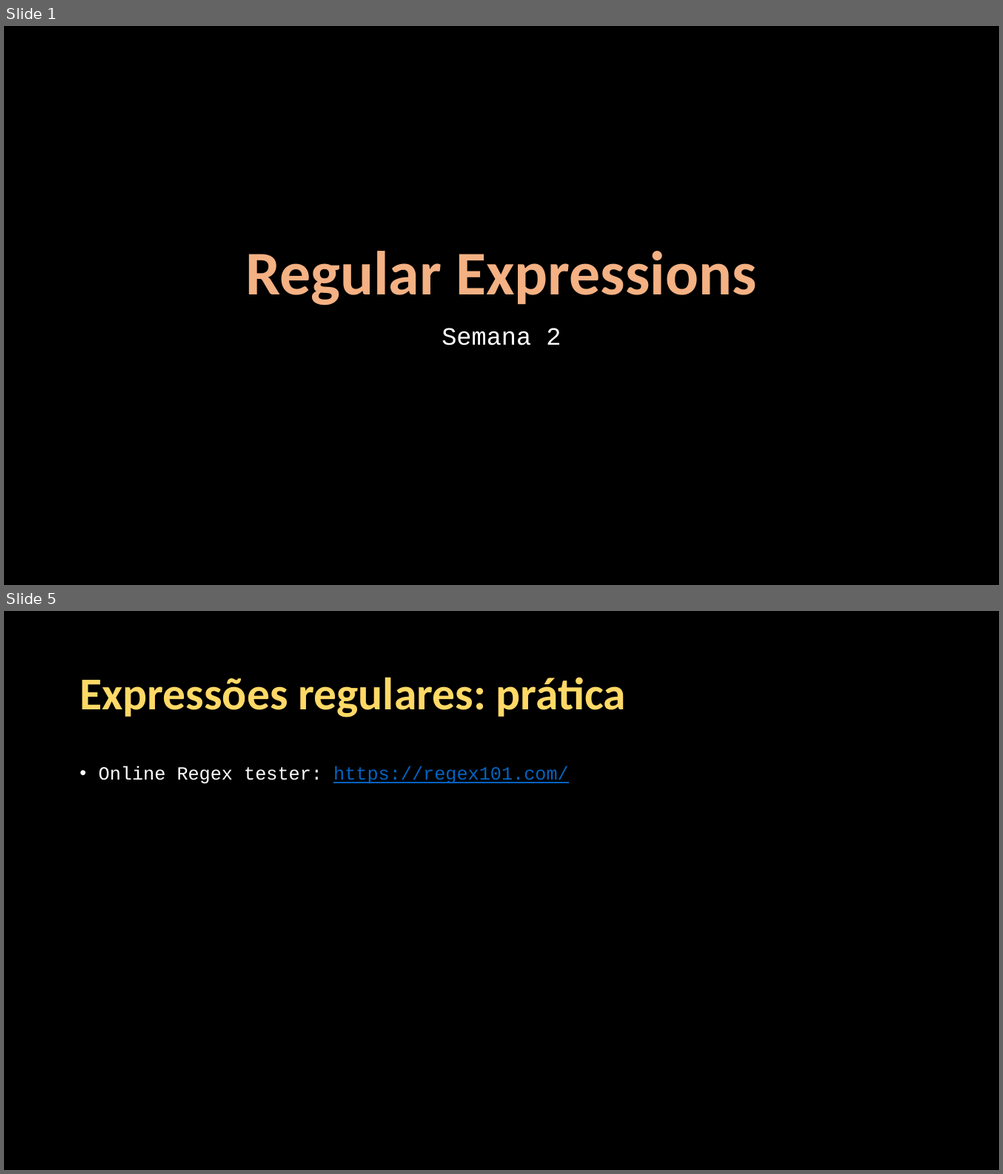
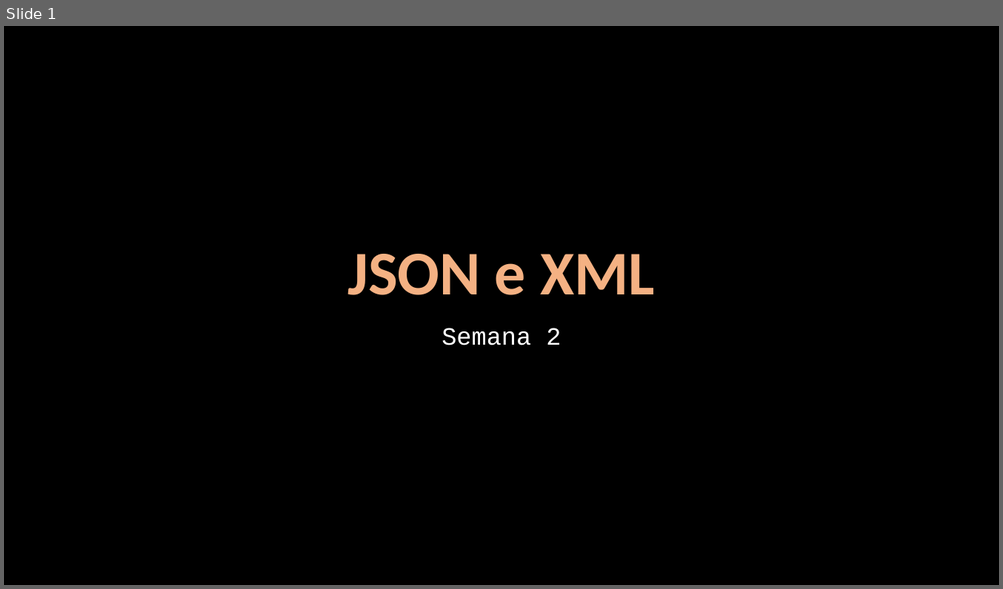
Before and after one commit to Java-Mooc/Advanced-Java, a slide deck: PPT/PPT3_-_JSON_XML.pptx. Shown one above the other, each under a label of ours: slides 1 and 5 before the commit, slide 1 after it; the slides between them are not shown. The pictures are 1003x1174 and 1003x589 pixels, drawn with LibreOffice and Linux fonts; fonts in the diff are those of the drawing. Boxes give left, top, right and bottom in pixels: in the first picture for what was removed or moved away, otherwise in the second. Text is boxed around its words. In the diff, an @@ line names an element or a change of style, - is before the commit and + after.

```diff
--- a/PPT/PPT3_-_JSON_XML.pptx
+++ b/PPT/PPT3_-_JSON_XML.pptx
@@ slide 5 removed at [4, 611, 999, 1170], background #000000 @@
@@ title removed at [79, 677, 626, 718] @@
-Expressões regulares: prática
@@ text removed at [99, 766, 569, 784] @@
-• Online Regex tester: https://regex101.com/
@@ slide 1 changed as well @@
@@ title at [347, 254, 654, 295]: text changed @@
-Regular Expressions
+JSON e XML
```
Also in this commit, not shown: 2 slides added, 3 other slides removed, 27 other files.
